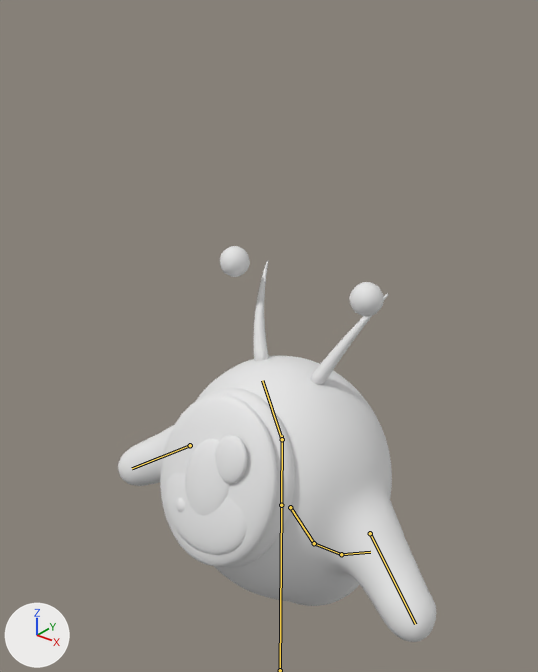
The FBX model Assets/Kesselwerk/Resources/Monsters/Gen_Glotzauge.fbx: old version first, new version second.
Before and after are seen from a 50 mm lens placed at (0.73, -0.954, 1.43), pointed at (-0.059, 0.033, 0.819). The axes (+X, +Y, +Z) are drawn at lower left. The lights are the same throughout. The first picture is the older version. The bones that bend it are drawn over the model as lines.

The first picture shows 'Kreatur'.
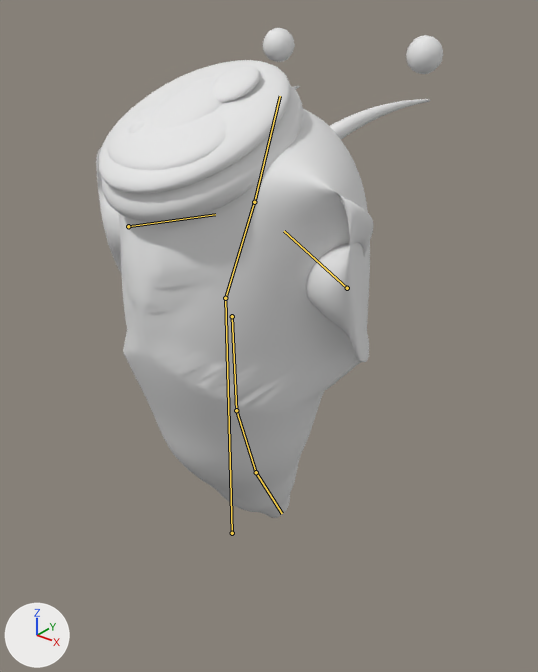
The newer file adds an action. The first version stands in its rest pose; the second is drawn at frame 13 of the action 'Armature|Slam'.

The change, as JSON lines over the scene's bpy script:
```json
{"block": "bone_root", "where": "bone_root = bpy.data.objects['Armature'].pose.bones['Root']"}
{"op": "set", "path": "bone_root.location", "old": "(0.0, 0.0, 0.0)", "new": "(0.0, 0.5, 0.15)"}
{"block": "bone_body", "where": "bone_body = bpy.data.objects['Armature'].pose.bones['Body']  # child of 'Root'"}
{"op": "set", "path": "bone_body.rotation_quaternion", "old": "(1.0, 0.0, 0.0, 0.0)", "new": "(0.97, -0.242, 0.0, 0.0)", "note": "degrees (0, 0, 0) -> degrees (-28, 0, 0)"}
{"block": "bone_head", "where": "bone_head = bpy.data.objects['Armature'].pose.bones['Head']  # child of 'Body'"}
{"op": "set", "path": "bone_head.rotation_quaternion", "old": "(1.0, 0.0, 0.0, 0.0)", "new": "(0.991, -0.131, 0.0, 0.0)", "note": "degrees (0, 0, 0) -> degrees (-15, 0, 0)"}
{"block": "bone_arml1", "where": "bone_arml1 = bpy.data.objects['Armature'].pose.bones['ArmL1']  # child of 'Body'"}
{"op": "set", "path": "bone_arml1.rotation_quaternion", "old": "(1.0, 0.0, 0.0, 0.0)", "new": "(0.131, -0.991, 0.0, 0.0)", "note": "degrees (0, 0, 0) -> degrees (-165, 0, 0)"}
{"block": "bone_armr1", "where": "bone_armr1 = bpy.data.objects['Armature'].pose.bones['ArmR1']  # child of 'Body'"}
{"op": "set", "path": "bone_armr1.rotation_quaternion", "old": "(1.0, 0.0, 0.0, 0.0)", "new": "(0.131, -0.991, 0.0, 0.0)", "note": "degrees (0, 0, 0) -> degrees (-165, 0, 0)"}
```

Pixel boxes (x1, y1, x2, y2) of what changed, in the pictures (538 x 672 px):
```json
{"object": "Kreatur", "change": "posed", "before": [118, 246, 436, 642], "after": [96, 28, 443, 518], "on screen": "9% wider, 24% taller"}
{"bone": "Root", "before": "(280, 670) to (281, 505)", "after": "(232, 533) to (225, 298)"}
{"bone": "Body", "before": "(281, 505) to (282, 435)", "after": "(225, 298) to (256, 196)"}
{"bone": "Head", "before": "(282, 439) to (262, 380)", "after": "(254, 202) to (280, 96)"}
{"bone": "ArmL1", "before": "(370, 533) to (415, 624)", "after": "(347, 288) to (284, 231)"}
{"bone": "ArmR1", "before": "(190, 445) to (132, 468)", "after": "(128, 226) to (215, 214)"}
```
